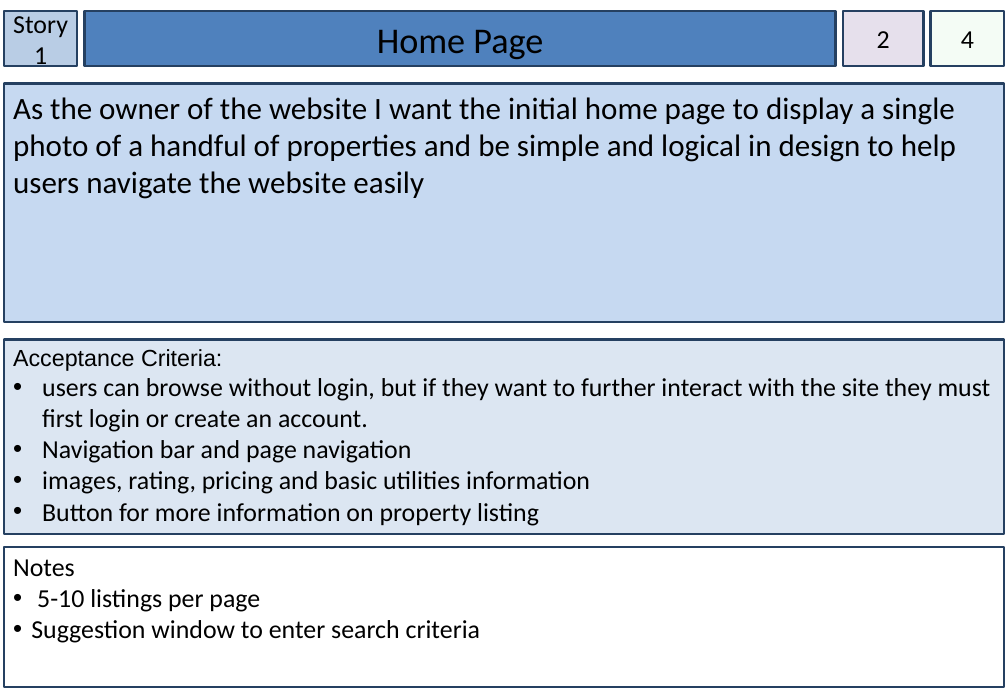
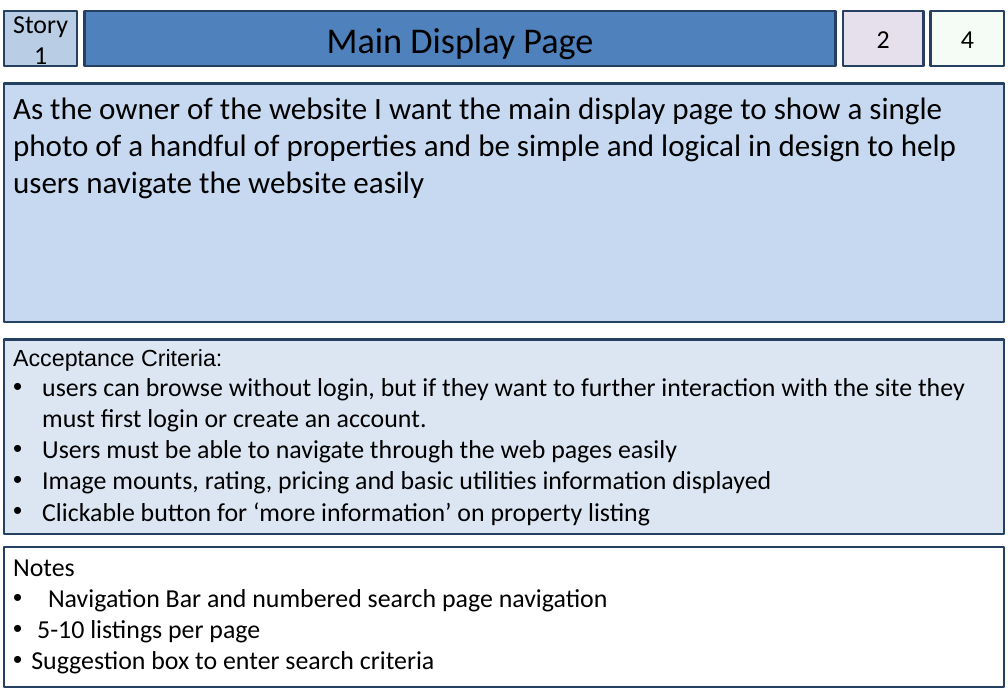
Before and after one commit to cshor24/IFB299-Group-26---Property-Management, a slide deck: slide 3 of Story Cards version a million.pptx. Drawn at 1008x698 pixels with LibreOffice and Linux fonts; fonts in the diff are those of the drawing. Boxes give left, top, right and bottom in pixels: in the first picture for what was removed or moved away, otherwise in the second. Text is boxed around its words. In the diff, an @@ line names an element or a change of style, - is before the commit and + after.

```diff
--- a/Story Cards version a million.pptx
+++ b/Story Cards version a million.pptx
@@ text in rectangle at (327, 28, 593, 59): text changed @@
-Home Page
+Main Display Page
@@ text in rectangle at (13, 97, 956, 199): text changed @@
-As the owner of the website I want the initial home page to display a single photo of a handful of properties and be simple and logical in design to help users navigate the website easily
+As the owner of the website I want the main display page to show a single photo of a handful of properties and be simple and logical in design to help users navigate the website easily
@@ text in rectangle at (42, 378, 965, 526): text changed @@
-• users can browse without login, but if they want to further interact with the site they must first login or create an account.
-• Navigation bar and page navigation
-• images, rating, pricing and basic utilities information
-• Button for more information on property listing
+• users can browse without login, but if they want to further interaction with the site they must first login or create an account.
+• Users must be able to navigate through the web pages easily
+• Image mounts, rating, pricing and basic utilities information displayed
+• Clickable button for ‘more information’ on property listing
@@ text in rectangle at (48, 589, 608, 612): paragraph added @@
+• Navigation Bar and numbered search page navigation
@@ text in rectangle at (31, 651, 435, 674): text changed @@
-• Suggestion window to enter search criteria
+• Suggestion box to enter search criteria
```
Also in this commit, not shown: 14 other slides changed.
